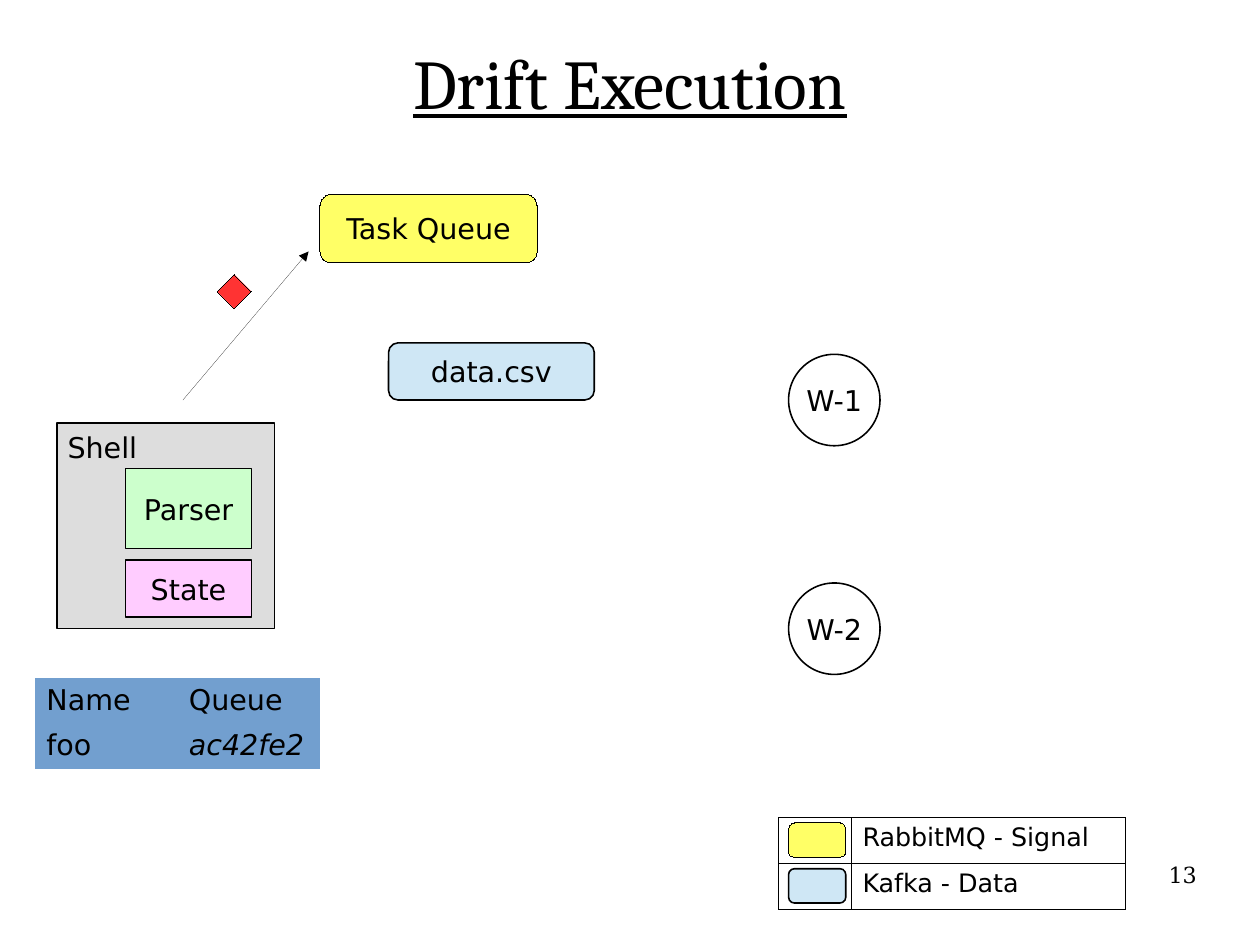
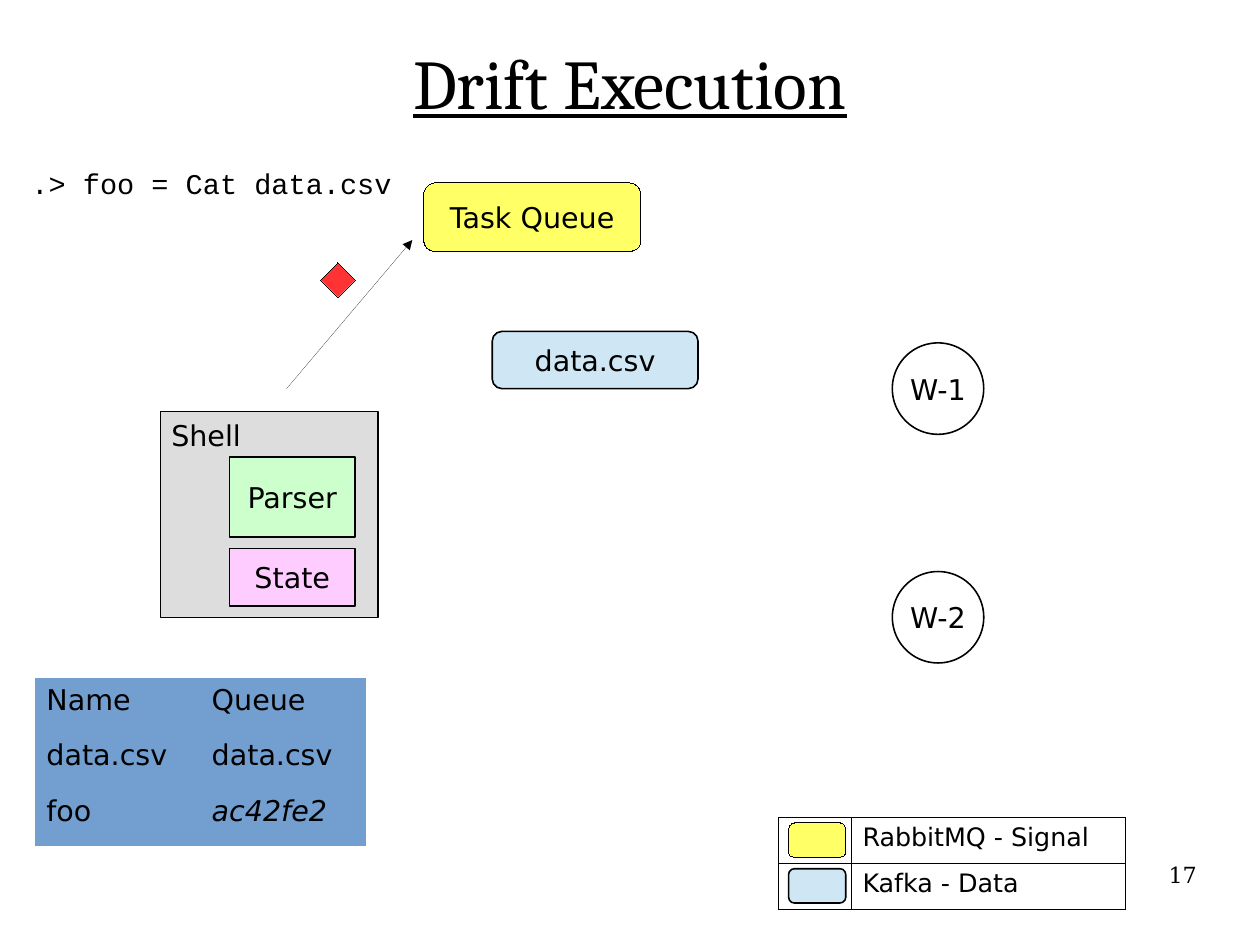
Before and after one commit to flange/drift-dev, a slide deck: slide 17 of presentation/hottopix/ht2.odp (slide 13 before the commit). Drawn at 1260x945 pixels with LibreOffice and Linux fonts; fonts in the diff are those of the drawing. Boxes give left, top, right and bottom in pixels: in the first picture for what was removed or moved away, otherwise in the second. Text is boxed around its words. In the diff, an @@ line names an element or a change of style, - is before the commit and + after.

```diff
--- a/presentation/hottopix/ht2.odp
+++ b/presentation/hottopix/ht2.odp
@@ text added at (83,173,391,195), 18 pt, text #000000 @@
+.> foo = Cat data.csv
@@ 3 rectangles, 2 ellipses, 2 rounded rectangles, 1 text, 1 arrow, 1 diamond: place and size @@
-3 rectangles, 2 ellipses, 2 rounded rectangles, 1 text, 1 arrow, 1 diamond at (57,194,880,675)
+3 rectangles, 2 ellipses, 2 rounded rectangles, 1 text, 1 arrow, 1 diamond at (161,183,984,663)
@@ table at (35,678,367,846) @@
+row 2: data.csv | data.csv
@@ table: place and size @@
-table at (35,678,321,768)
+table at (35,678,367,846)
@@ page number at (1169,866,1197,883): text changed @@
-13
+17
```
Also in this commit, not shown: 26 other slides changed, 6 slides added, 1 other file.
